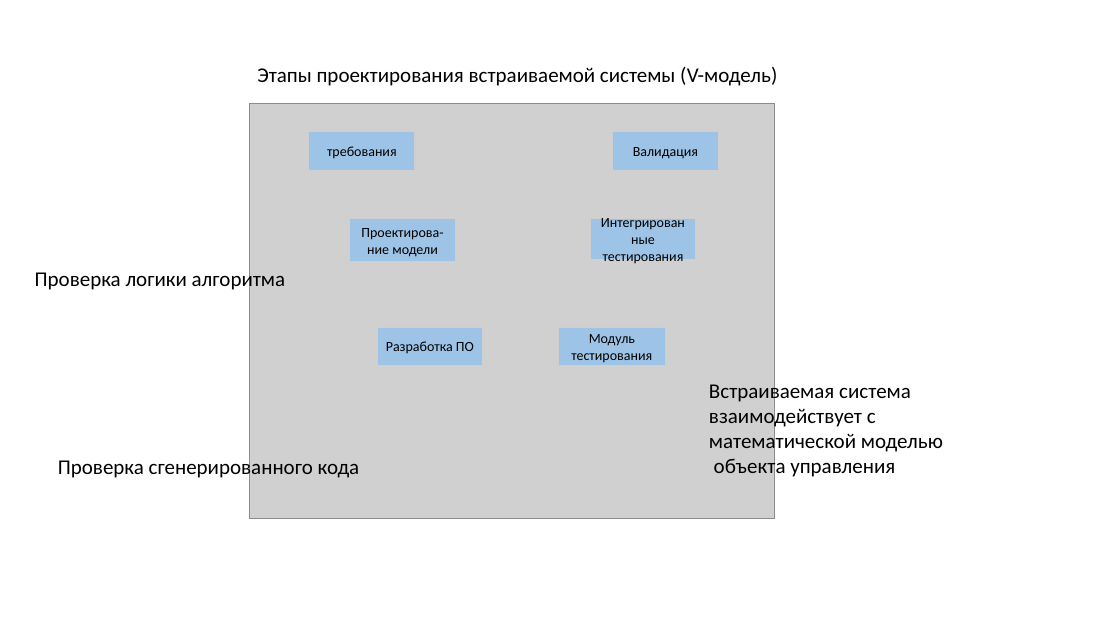
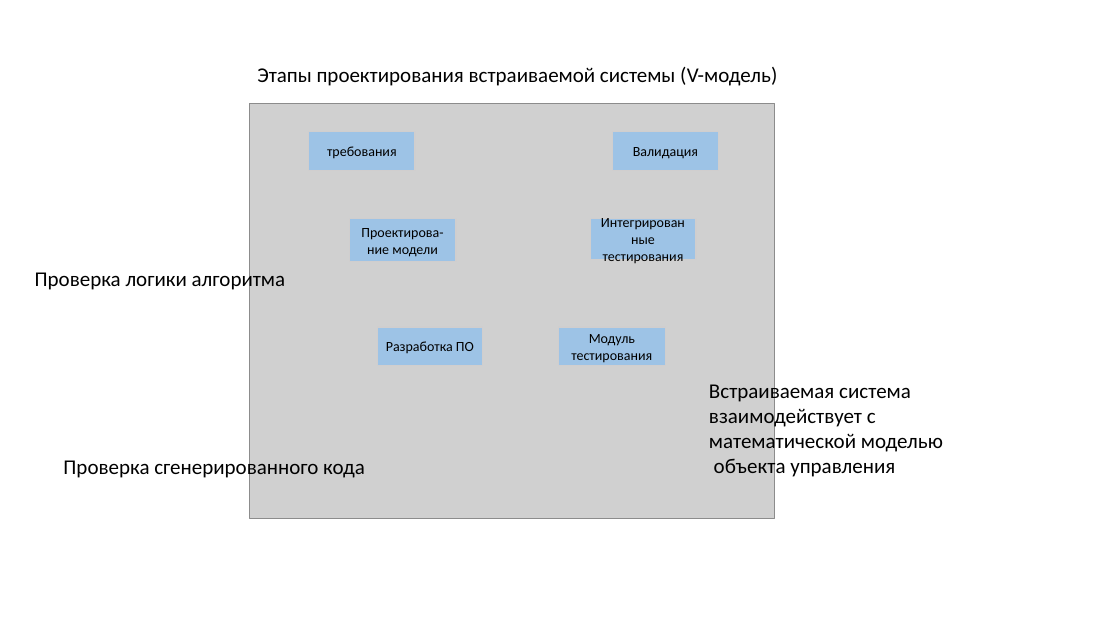
Before and after one commit to PavelKorokev/PavelKorolevDiplom, a slide deck: slide 1 of Презентация1.pptx. Drawn at 1120x630 pixels with LibreOffice and Linux fonts; fonts in the diff are those of the drawing; grey boxes stand for pictures. Boxes give left, top, right and bottom in pixels: in the first picture for what was removed or moved away, otherwise in the second. Text is boxed around its words. In the diff, an @@ line names an element or a change of style, - is before the commit and + after.

Commit message:
24.02

```diff
--- a/Презентация1.pptx
+++ b/Презентация1.pptx
@@ text "Проверка сгенерированного кода": place and size @@
-text "Проверка сгенерированного кода" at bbox=[58, 457, 360, 481]
+text "Проверка сгенерированного кода" at bbox=[63, 457, 365, 481]
```
